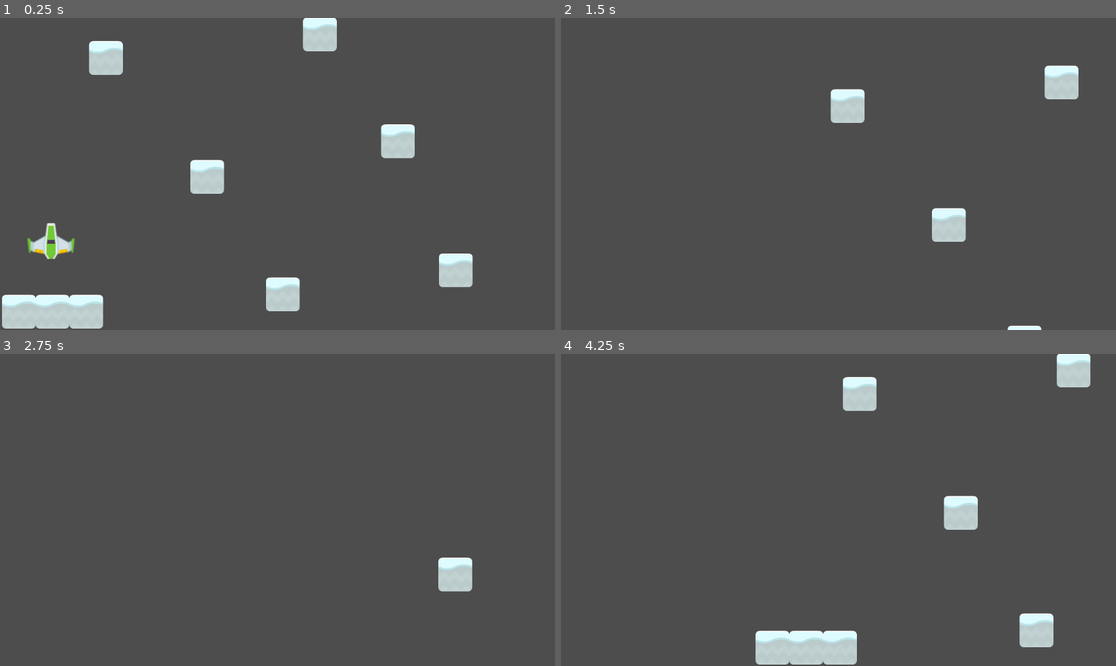
Above: before the commit, frames 1-4 (two rows, left to right).
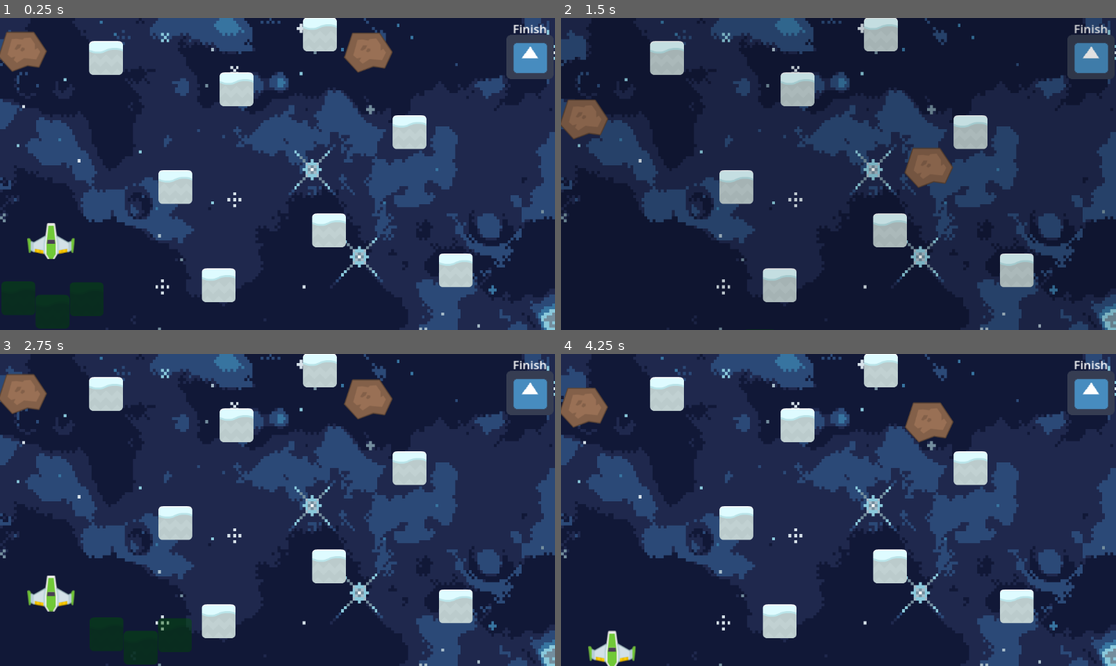
Above: after the commit, the same moments.

Repository: A-kim1/GameDev2026-AmarHakim-T2
Game: Godot game, scene res://scenes/Level2.tscn
Same seed, same stepped clock (60 frames per second), same inputs: the game is played once before the commit and once after it. This scene is started directly instead of the project's main scene. The engine's default icon, where the game draws it, is replaced by a stand-in: a white triangle on a blue panel in a dark square.
Inputs:
- Up to frame 1 (0.25 s): no input
- Up to frame 2 (1.5 s): hold Right (move_right) 0.53-1.28 s; hold Down (move_down) from 1.28 s (still down)
- Up to frame 3 (2.75 s): release Down (move_down) at 2.03 s; hold Right (move_right) from 2.03 s (still down)
- Up to frame 4 (4.25 s): release Right (move_right) at 2.78 s; hold W (move_up) 2.78-3.53 s; hold Left (move_left) from 3.53 s (still down)

The runs differ from the first frame. In frame 1, 97% of the frame differs, in the area x 0-100%, y 0-100%; in frame 2, 100%; in frame 3, 99%; in frame 4, 99%.

Commit message:
Menyelesaikan Tutorial 2

Diff:
--- a/project.godot
+++ b/project.godot
@@ -18,6 +18,10 @@
 run/main_scene="res://scenes/MainLevel.tscn"
 config/features=PackedStringArray("4.6")
 config/icon="res://assets/icon.png"
+
+[autoload]
+
+SceneTransition="*uid://brreu80dcgvsl"
 
 [input]
 
--- a/scenes/GreenShip.tscn
+++ b/scenes/GreenShip.tscn
@@ -3,7 +3,7 @@
 [ext_resource type="Texture2D" uid="uid://3ruxfsvp87ub" path="res://assets/playerShip1_green.png" id="1_tfqwb"]
 
 [sub_resource type="CircleShape2D" id="CircleShape2D_xgtht"]
-radius = 40.012497
+radius = 38.0
 
 [node name="GreenShip" type="RigidBody2D" unique_id=263254029]
 
--- a/scenes/Level2.tscn
+++ b/scenes/Level2.tscn
@@ -2,28 +2,88 @@
 
 [ext_resource type="PackedScene" uid="uid://dv73ke3gi4f40" path="res://scenes/Snow.tscn" id="1_kkoku"]
 [ext_resource type="PackedScene" uid="uid://2l8dbfsh07v1" path="res://scenes/GreenShip.tscn" id="2_l6gr7"]
+[ext_resource type="Script" uid="uid://diwanul8ki13t" path="res://scenes/green_ship.gd" id="2_qe5b6"]
 [ext_resource type="Script" uid="uid://dcorxus242yb0" path="res://scenes/snow.gd" id="2_sp0w3"]
+[ext_resource type="Texture2D" uid="uid://dcwu8ypraifim" path="res://assets/icon.png" id="4_sp0w3"]
+[ext_resource type="Texture2D" uid="uid://cq5yn6ecuv8qf" path="res://assets/meteorBrown_big1.png" id="6_4p0dt"]
+[ext_resource type="Texture2D" uid="uid://cgi2fa1t5wbfq" path="res://assets/Space Background.png" id="7_qwp14"]
+
+[sub_resource type="RectangleShape2D" id="RectangleShape2D_qe5b6"]
+size = Vector2(64, 64)
+
+[sub_resource type="Animation" id="Animation_4p0dt"]
+length = 3.0
+loop_mode = 2
+tracks/0/type = "value"
+tracks/0/imported = false
+tracks/0/enabled = true
+tracks/0/path = NodePath("MeteorVertical2:position")
+tracks/0/interp = 1
+tracks/0/loop_wrap = true
+tracks/0/keys = {
+"times": PackedFloat32Array(0.033333335, 3),
+"transitions": PackedFloat32Array(1, 1),
+"update": 0,
+"values": [Vector2(718, -9), Vector2(715, 559)]
+}
+
+[sub_resource type="Animation" id="Animation_qwp14"]
+resource_name = "vertical"
+length = 5.0
+loop_mode = 2
+tracks/0/type = "value"
+tracks/0/imported = false
+tracks/0/enabled = true
+tracks/0/path = NodePath("MeteorVertical:position")
+tracks/0/interp = 1
+tracks/0/loop_wrap = true
+tracks/0/keys = {
+"times": PackedFloat32Array(0, 4.9733334),
+"transitions": PackedFloat32Array(1, 1),
+"update": 0,
+"values": [Vector2(0, 0), Vector2(3, 559)]
+}
+
+[sub_resource type="AnimationLibrary" id="AnimationLibrary_xpq2v"]
+_data = {
+&"RESET": SubResource("Animation_4p0dt"),
+&"vertical": SubResource("Animation_qwp14")
+}
+
+[sub_resource type="RectangleShape2D" id="RectangleShape2D_0jmjk"]
+size = Vector2(85, 75)
+
+[sub_resource type="RectangleShape2D" id="RectangleShape2D_4p0dt"]
+size = Vector2(85, 75)
 
 [node name="Node" type="Node" unique_id=2108726843]
 
 [node name="GreenShip" parent="." unique_id=263254029 instance=ExtResource("2_l6gr7")]
 position = Vector2(106, 435)
+script = ExtResource("2_qe5b6")
 
 [node name="Node2D" type="Node2D" parent="." unique_id=1967549043]
+modulate = Color(0, 0.59182435, 2.117753e-06, 0.654902)
 position = Vector2(39, 610)
 script = ExtResource("2_sp0w3")
 
 [node name="Snow" parent="Node2D" unique_id=1236920188 instance=ExtResource("1_kkoku")]
+modulate = Color(0, 0.59182435, 2.117753e-06, 0.654902)
+position = Vector2(-1, -28)
 
 [node name="Snow2" parent="Node2D" unique_id=1900725922 instance=ExtResource("1_kkoku")]
+modulate = Color(0, 0.59182435, 2.117753e-06, 0.654902)
 position = Vector2(70, 0)
 
 [node name="Snow3" parent="Node2D" unique_id=1929458151 instance=ExtResource("1_kkoku")]
-position = Vector2(140, 0)
+modulate = Color(0, 0.59182435, 2.117753e-06, 0.654902)
+position = Vector2(141, -26)
 
 [node name="Obstacle1" type="Node2D" parent="." unique_id=1829129967]
 position = Vector2(39, 610)
-script = ExtResource("2_sp0w3")
+
+[node name="Snow3" parent="Obstacle1" unique_id=95272757 instance=ExtResource("1_kkoku")]
+position = Vector2(325, -259)
 
 [node name="Snow2" parent="Obstacle1" unique_id=900418514 instance=ExtResource("1_kkoku")]
 position = Vector2(181, -527)
@@ -31,14 +91,88 @@
 [node name="Snow" parent="Obstacle1" unique_id=167499933 instance=ExtResource("1_kkoku")]
 position = Vector2(625, -576)
 
-[node name="Snow3" parent="Obstacle1" unique_id=95272757 instance=ExtResource("1_kkoku")]
-position = Vector2(391, -280)
-
 [node name="Snow4" parent="Obstacle1" unique_id=1790895863 instance=ExtResource("1_kkoku")]
 position = Vector2(907, -86)
 
 [node name="Snow5" parent="Obstacle1" unique_id=1682816833 instance=ExtResource("1_kkoku")]
-position = Vector2(787, -354)
+position = Vector2(811, -373)
 
 [node name="Snow6" parent="Obstacle1" unique_id=2049977146 instance=ExtResource("1_kkoku")]
-position = Vector2(548, -36)
+position = Vector2(415, -55)
+
+[node name="Snow7" parent="Obstacle1" unique_id=687050775 instance=ExtResource("1_kkoku")]
+position = Vector2(452, -462)
+
+[node name="Snow8" parent="Obstacle1" unique_id=600608341 instance=ExtResource("1_kkoku")]
+position = Vector2(644, -169)
+
+[node name="Area2D" type="Area2D" parent="." unique_id=1588647671]
+position = Vector2(1100, 81)
+scale = Vector2(1.5426185, 1.4476856)
+
+[node name="Sprite2D" type="Sprite2D" parent="Area2D" unique_id=142334159]
+texture = ExtResource("4_sp0w3")
+
+[node name="CollisionShape2D" type="CollisionShape2D" parent="Area2D" unique_id=1229432216]
+shape = SubResource("RectangleShape2D_qe5b6")
+
+[node name="Label" type="Label" parent="Area2D" unique_id=1298525696]
+offset_left = -23.0
+offset_top = -52.0
+offset_right = 23.0
+offset_bottom = -29.0
+text = "Finish"
+
+[node name="MeteorVertical" type="AnimatableBody2D" parent="." unique_id=2110706560]
+
+[node name="Sprite2D" type="Sprite2D" parent="MeteorVertical" unique_id=1824320871]
+position = Vector2(47, 46)
+texture = ExtResource("6_4p0dt")
+
+[node name="AnimationPlayer" type="AnimationPlayer" parent="MeteorVertical" unique_id=392952391]
+root_node = NodePath("../..")
+libraries/ = SubResource("AnimationLibrary_xpq2v")
+autoplay = &"vertical"
+
+[node name="CollisionShape2D" type="CollisionShape2D" parent="MeteorVertical" unique_id=1559561703]
+position = Vector2(45, 44)
+shape = SubResource("RectangleShape2D_0jmjk")
+
+[node name="Area2D" type="Area2D" parent="MeteorVertical" unique_id=230045673]
+
+[node name="CollisionShape2D" type="CollisionShape2D" parent="MeteorVertical/Area2D" unique_id=1198402613]
+position = Vector2(45.5, 43.5)
+shape = SubResource("RectangleShape2D_4p0dt")
+
+[node name="MeteorVertical2" type="AnimatableBody2D" parent="." unique_id=1441472731]
+position = Vector2(718, -9)
+
+[node name="Sprite2D" type="Sprite2D" parent="MeteorVertical2" unique_id=235580768]
+position = Vector2(47, 46)
+texture = ExtResource("6_4p0dt")
+
+[node name="AnimationPlayer" type="AnimationPlayer" parent="MeteorVertical2" unique_id=423552209]
+root_node = NodePath("../..")
+libraries/ = SubResource("AnimationLibrary_xpq2v")
+autoplay = &"RESET"
+
+[node name="CollisionShape2D" type="CollisionShape2D" parent="MeteorVertical2" unique_id=745906852]
+position = Vector2(45, 44)
+shape = SubResource("RectangleShape2D_0jmjk")
+
+[node name="Area2D" type="Area2D" parent="MeteorVertical2" unique_id=1289967290]
+
+[node name="CollisionShape2D" type="CollisionShape2D" parent="MeteorVertical2/Area2D" unique_id=2107372012]
+position = Vector2(45.5, 43.5)
+shape = SubResource("RectangleShape2D_4p0dt")
+
+[node name="TextureRect" type="TextureRect" parent="." unique_id=1355331708]
+z_index = -100
+texture_filter = 1
+offset_right = 1152.0
+offset_bottom = 1248.0
+texture = ExtResource("7_qwp14")
+
+[connection signal="body_entered" from="Area2D" to="GreenShip" method="_on_area_2d_body_entered"]
+[connection signal="body_entered" from="MeteorVertical/Area2D" to="GreenShip" method="meteor_contacted"]
+[connection signal="body_entered" from="MeteorVertical2/Area2D" to="GreenShip" method="meteor_contacted"]
--- a/scenes/MainLevel.tscn
+++ b/scenes/MainLevel.tscn
@@ -11,7 +11,7 @@
 [node name="MainLevel" type="Node" unique_id=832108525]
 
 [node name="PlatformBlue" type="Node2D" parent="." unique_id=1028510209]
-position = Vector2(35, 565)
+position = Vector2(35, 564)
 script = ExtResource("3")
 
 [node name="StonePlatform" parent="PlatformBlue" unique_id=964098601 instance=ExtResource("1")]
--- a/scenes/ObjectiveArea.gd
+++ b/scenes/ObjectiveArea.gd
@@ -3,3 +3,4 @@
 func _on_ObjectiveArea_body_entered(body: RigidBody2D):
 	if (body.name == "BlueShip"):
 		print("Reached objective!")
+		SceneTransition.load_scene("res://scenes/Level2.tscn")
--- a/scenes/PlatformBlue.gd
+++ b/scenes/PlatformBlue.gd
@@ -6,6 +6,7 @@
 func _ready():
 	print("Platform initialized")
 
+
 # Called every frame. 'delta' is the elapsed time since the previous frame.
 func _process(delta):
 	if Input.is_action_pressed("move_up"):
--- /dev/null
+++ b/scenes/exit.gd
@@ -0,0 +1,15 @@
+extends Node2D
+
+
+# Called when the node enters the scene tree for the first time.
+func _ready() -> void:
+	pass # Replace with function body.
+
+
+# Called every frame. 'delta' is the elapsed time since the previous frame.
+func _process(delta: float) -> void:
+	pass
+
+
+func _on_button_pressed() -> void:
+	get_tree().quit()
--- /dev/null
+++ b/scenes/exit.tscn
@@ -0,0 +1,23 @@
+[gd_scene format=3 uid="uid://dqetda65t4tdt"]
+
+[ext_resource type="Texture2D" uid="uid://dh610bbucs6rh" path="res://assets/fasilkom.png" id="1_l0aq0"]
+[ext_resource type="Script" uid="uid://db213gyaaqvbs" path="res://scenes/exit.gd" id="1_uyw7u"]
+
+[node name="Node2D" type="Node2D" unique_id=1187570085]
+script = ExtResource("1_uyw7u")
+
+[node name="Sprite2D" type="Sprite2D" parent="." unique_id=1116966452]
+texture_filter = 1
+position = Vector2(574.00006, 350)
+scale = Vector2(2.6965153, 2.4524748)
+texture = ExtResource("1_l0aq0")
+
+[node name="Button" type="Button" parent="Sprite2D" unique_id=1263014248]
+texture_filter = 1
+offset_left = -74.91152
+offset_top = -117.02464
+offset_right = 77.08848
+offset_bottom = -86.02464
+text = "Press Here To Quit"
+
+[connection signal="pressed" from="Sprite2D/Button" to="." method="_on_button_pressed"]
--- /dev/null
+++ b/scenes/green_ship.gd
@@ -0,0 +1,26 @@
+extends RigidBody2D
+
+
+# Called when the node enters the scene tree for the first time.
+func _ready() -> void:
+	pass # Replace with function body.
+
+
+# Called every frame. 'delta' is the elapsed time since the previous frame.
+func _process(delta: float) -> void:
+	if position.y < 0 or position.y > 620:
+		#get_tree().reload_current_scene()
+		SceneTransition.reload_scene()
+
+
+func _on_area_2d_body_entered(body: Node2D) -> void:
+	if (body.name == "GreenShip"):
+		print("Reached objective!")
+		SceneTransition.load_scene("res://scenes/exit.tscn")
+
+
+func meteor_contacted(body: Node2D) -> void:
+	if (body.name == "GreenShip"):
+		print("You Died")
+		#get_tree().reload_current_scene()
+		SceneTransition.reload_scene()
--- /dev/null
+++ b/scenes/scene_transition.gd
@@ -0,0 +1,23 @@
+extends CanvasLayer
+@onready var animation_player: AnimationPlayer = $AnimationPlayer
+@onready var color_rect: ColorRect = $ColorRect
+
+# Called when the node enters the scene tree for the first time.
+func _ready() -> void:
+	color_rect.visible = false
+
+# Called every frame. 'delta' is the elapsed time since the previous frame.
+func _process(delta: float) -> void:
+	pass
+
+func load_scene(target_scene: String):
+	animation_player.play("fade")
+	await animation_player.animation_finished
+	get_tree().change_scene_to_file(target_scene)
+	animation_player.play_backwards("fade")
+
+func reload_scene():
+	animation_player.play("fade")
+	await animation_player.animation_finished
+	get_tree().reload_current_scene()
+	animation_player.play_backwards("fade")
--- /dev/null
+++ b/scenes/scene_transition.tscn
@@ -0,0 +1,78 @@
+[gd_scene format=3 uid="uid://brreu80dcgvsl"]
+
+[ext_resource type="Script" uid="uid://blyd3t3dcl138" path="res://scenes/scene_transition.gd" id="1_0wykx"]
+
+[sub_resource type="Animation" id="Animation_ovque"]
+length = 0.001
+tracks/0/type = "value"
+tracks/0/imported = false
+tracks/0/enabled = true
+tracks/0/path = NodePath(".:color")
+tracks/0/interp = 1
+tracks/0/loop_wrap = true
+tracks/0/keys = {
+"times": PackedFloat32Array(0),
+"transitions": PackedFloat32Array(1),
+"update": 0,
+"values": [Color(0, 0, 0, 1)]
+}
+tracks/1/type = "value"
+tracks/1/imported = false
+tracks/1/enabled = true
+tracks/1/path = NodePath(".:visible")
+tracks/1/interp = 1
+tracks/1/loop_wrap = true
+tracks/1/keys = {
+"times": PackedFloat32Array(0),
+"transitions": PackedFloat32Array(1),
+"update": 1,
+"values": [true]
+}
+
+[sub_resource type="Animation" id="Animation_0wykx"]
+resource_name = "fade"
+tracks/0/type = "value"
+tracks/0/imported = false
+tracks/0/enabled = true
+tracks/0/path = NodePath(".:color")
+tracks/0/interp = 1
+tracks/0/loop_wrap = true
+tracks/0/keys = {
+"times": PackedFloat32Array(-0.03333334, 0, 1),
+"transitions": PackedFloat32Array(1, 1, 1),
+"update": 0,
+"values": [Color(0, 0, 0, 0), Color(0, 0, 0, 0), Color(0, 0, 0, 1)]
+}
+tracks/1/type = "value"
+tracks/1/imported = false
+tracks/1/enabled = true
+tracks/1/path = NodePath(".:visible")
+tracks/1/interp = 1
+tracks/1/loop_wrap = true
+tracks/1/keys = {
+"times": PackedFloat32Array(0, 0.03333334, 1),
+"transitions": PackedFloat32Array(1, 1, 1),
+"update": 1,
+"values": [false, true, false]
+}
+
+[sub_resource type="AnimationLibrary" id="AnimationLibrary_rujfs"]
+_data = {
+&"RESET": SubResource("Animation_ovque"),
+&"fade": SubResource("Animation_0wykx")
+}
+
+[node name="SceneTransition" type="CanvasLayer" unique_id=865042316]
+script = ExtResource("1_0wykx")
+
+[node name="ColorRect" type="ColorRect" parent="." unique_id=1398412583]
+anchors_preset = 15
+anchor_right = 1.0
+anchor_bottom = 1.0
+grow_horizontal = 2
+grow_vertical = 2
+color = Color(0, 0, 0, 1)
+
+[node name="AnimationPlayer" type="AnimationPlayer" parent="." unique_id=267131110]
+root_node = NodePath("../ColorRect")
+libraries/ = SubResource("AnimationLibrary_rujfs")
Binary file added: assets/Space Background.png
Not shown, added: assets/Space Background.png.import
Not shown, added: scenes/exit.gd.uid
Not shown, added: scenes/green_ship.gd.uid
Not shown, added: scenes/scene_transition.gd.uid
